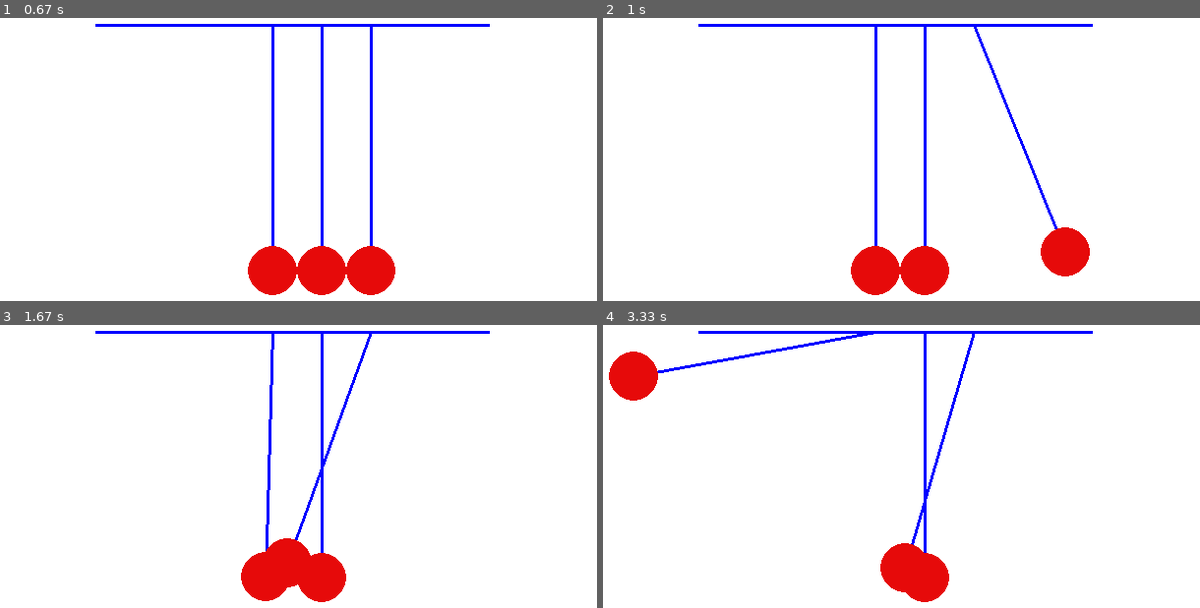
Above: before the commit, frames 1-4 (two rows, left to right).
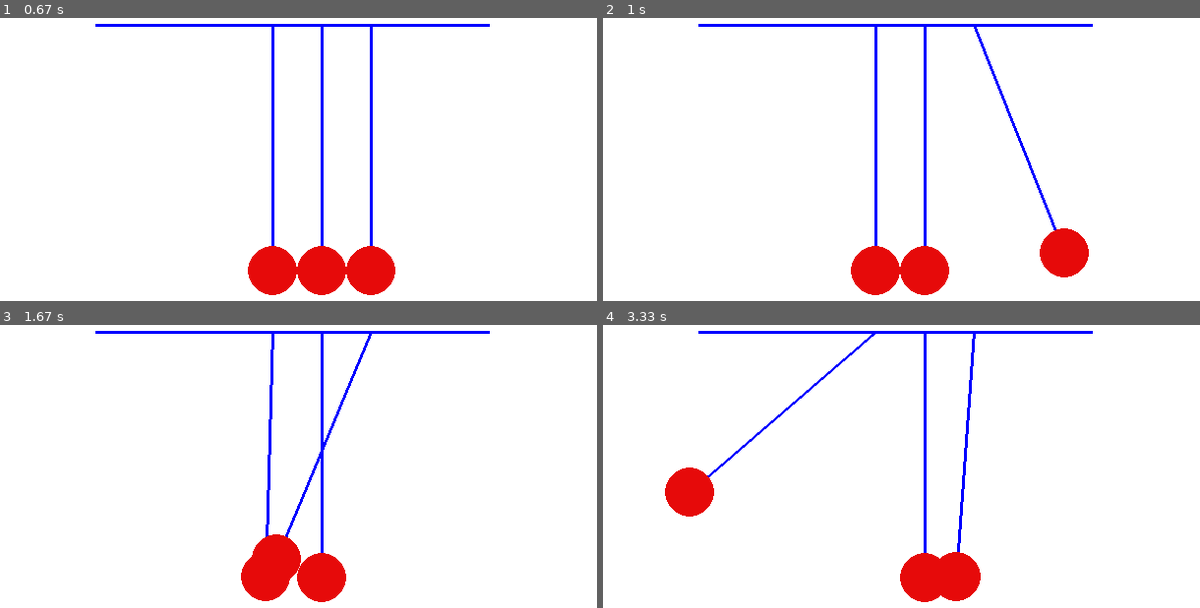
Above: after the commit, the same moments.

Repository: setiabudidaya/Pygame-physics
Game: pygame game, started from multiplePendulums.py
The game is run twice, just before and just after one commit, with the same random seed, the same clock (stepped at 60 frames per second) and the same inputs.
Inputs (mouse positions are in pixels of both pictures, inside the frame that each line leads up to):
- Up to frame 1 (0.67 s): press the mouse at (292, 252) at 0.37 s; move the mouse to (214, 238) at 0.47 s; release the mouse at (143, 224) at 0.6 s
- Up to frame 2 (1 s): press the mouse at (895, 252) at 0.7 s; move the mouse to (outside the picture) at 0.8 s; release the mouse at (outside the picture) at 0.93 s
- Up to frame 3 (1.67 s): click (outside the picture) at 1.55 s
- Up to frame 4 (3.33 s): press the mouse at (outside the picture) at 1.87 s; move the mouse to (943, 571) at 1.97 s; release the mouse at (1020, 491) at 2.1 s; press the mouse at (outside the picture) at 2.2 s; move the mouse to (997, 571) at 2.3 s; release the mouse at (1122, 491) at 2.43 s

Frame 1 is identical in both runs. In frame 2, 0.2% of the frame differs, in the area x 63-82%, y 12-92%; in frame 3, 0.9%; in frame 4, 5.0%, in the area x 0-64%, y 3-98%.

Commit message:
3 pendulums that do not interact yet

Diff:
--- a/multiplePendulums.py
+++ b/multiplePendulums.py
@@ -16,6 +16,11 @@
     y = pivot_y + length*math.cos(angle)
     return (x, y)
 
+def collide(p1, p2):
+    if math.hypot(p1.x - p2.x, p1.y - p2.y) < 50:
+        p1.v_x = (p1.mass/p2.mass)*p2.v_x
+        p2.v_x = (p2.mass/p1.mass)*p1.v_x
+
 class Pendulum():
     def __init__(self, angle, pivot_x, pivot_y):
         self.pivot_x = pivot_x
@@ -26,7 +31,7 @@
         self.y = self.length*math.cos(self.angle)
         self.v_x = 0
         self.a_x = 0
-        self.selected = False
+        self.ID = None
         self.mass = 1
 
     def swing(self):
@@ -54,9 +59,12 @@
     screen = pygame.display.set_mode((width, height))
     pygame.display.set_caption("Pendulum")
     my_pendulums = [Pendulum(0, 300, 40), Pendulum(0, 350, 40), Pendulum(0, 400, 40)]
+    for i, p in enumerate(my_pendulums):
+        p.ID = i
 
     running = True
-    selected = False
+    selected = None
+
     while running:
         screen.fill(background_colour)
         pygame.draw.line(screen, (0,0,255), (120, 40),
@@ -66,28 +74,31 @@
             if event.type == pygame.QUIT:
                 running = False
 
-        for i, p in enumerate(my_pendulums):
+        for p in my_pendulums:
             if pygame.mouse.get_pressed() == (1,0,0):
                 (mouseX, mouseY) = pygame.mouse.get_pos()
                 a = mouseX - p.pivot_x
                 b = mouseY - p.pivot_y
                 if dist(a, b, p.x, p.y) < 40:
+                    if selected == None:
+                        selected = p.ID
+                        (p.x, p.y) = onPath(a, b, p.length, p.pivot_y)
+                        p.v_x = 0
+                elif selected == p.ID:
                     (p.x, p.y) = onPath(a, b, p.length, p.pivot_y)
-                    p.selected = True
-                elif p.selected == True:
-                    (p.x, p.y) = onPath(a, b, p.length, p.pivot_y)
-                p.draw()
+                    p.v_x = 0
 
             if event.type == pygame.MOUSEBUTTONUP:
-                if selected == True:
+                if selected == p.ID:
                     p.v_x = 0
-                p.selected = False
+                selected = None
 
-            if pygame.mouse.get_pressed() == (0,0,0) or p.selected == False:
+            if selected != p.ID:
                 p.swing()
-                p.draw()
 
-        time.sleep(0.5*0.01)
+            p.draw()
+
+        time.sleep(0.4*0.01)
         pygame.display.flip()
 
     pygame.quit()
